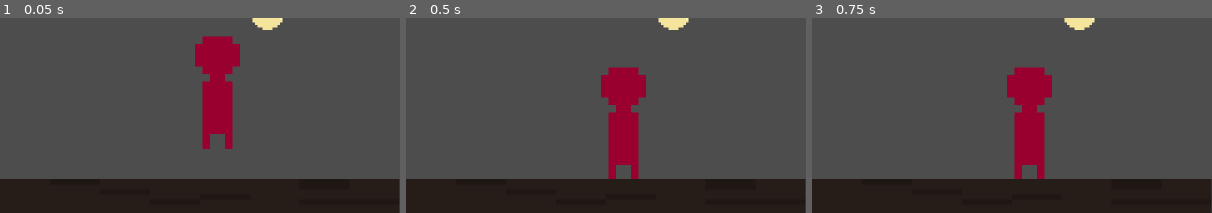
Above: before the commit, frames 1-3 (left to right).
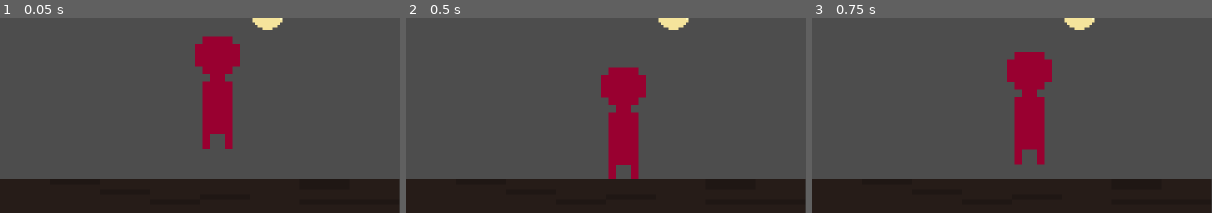
Above: after the commit, the same moments.

Repository: kvnfrr/Staylight
Game: Godot game, scene res://scenes/main.tscn
The game is run twice, just before and just after one commit, with the same random seed, the same clock (stepped at 60 frames per second) and the same inputs.
Inputs (mouse positions are % of the whole screen's width and height, from its top left):
- Up to frame 1 (0.05 s): no input
- Up to frame 2 (0.5 s): no input
- Up to frame 3 (0.75 s): tap Enter (start_run) at 0.5 s; move the mouse to (72, 37) at 0.52 s; hold D (move_right) from 0.53 s (still down); tap R (clear_path) at 0.6 s; click (72, 37) at 0.67 s
The pictures show only the part of the screen within x 50-100%, y 46-96%; the shares and areas given below are measured in that part.

Frames 1-2 are identical in both runs. In frame 3, 2.2% of the frame differs, in the area x 48-60%, y 17-83%.

Commit message:
Updated restart logic

Diff:
--- a/scripts/main.gd
+++ b/scripts/main.gd
@@ -15,6 +15,9 @@
 var path_end_timer := 0.0
 var path_end_grace_time := 3.0
 
+var player_spawn_position: Vector2
+var spirit_spawn_position: Vector2
+
 var spirit_index := 0
 var spirit_speed := 120.0
 
@@ -27,7 +30,10 @@
 var was_in_danger := false
 
 func _ready() -> void:
+	player_spawn_position = player.global_position
+	spirit_spawn_position = spirit.global_position
 	player.controls_enabled = false
+	message_label.text = "Draw the light's path."
 
 func _unhandled_input(event: InputEvent) -> void:
 	if state != GameState.DRAWING:
@@ -42,7 +48,7 @@
 			add_path_point(get_global_mouse_position())
 
 	if Input.is_action_just_pressed("clear_path"):
-		clear_path()
+		reset_run()
 
 	if Input.is_action_just_pressed("start_run") and path_points.size() > 1:
 		start_run()
@@ -59,11 +65,6 @@
 	if path_points.is_empty() or path_points[-1].distance_to(pos) >= min_point_distance:
 		path_points.append(pos)
 		path_line.add_point(pos)
-
-func clear_path() -> void:
-	path_points.clear()
-	path_line.clear_points()
-	message_label.text = "Draw the light's path."
 
 func start_run() -> void:
 	state = GameState.RUNNING
@@ -132,7 +133,6 @@
 	if path_end_timer >= path_end_grace_time:
 		fail_run()
 
-
 func _on_exit_body_entered(body: Node2D) -> void:
 		if body == player and state == GameState.RUNNING:
 			win_run()
@@ -141,3 +141,23 @@
 	state = GameState.WON
 	player.controls_enabled = false
 	message_label.text = "You made it."
+
+func reset_run() -> void:
+	state = GameState.DRAWING
+
+	player.global_position = player_spawn_position
+	player.velocity = Vector2.ZERO
+	player.controls_enabled = false
+
+	spirit.global_position = spirit_spawn_position
+	spirit_index = 0
+
+	path_points.clear()
+	path_line.clear_points()
+
+	danger_timer = 0.0
+	was_in_danger = false
+	path_finished = false
+	path_end_timer = 0.0
+
+	message_label.text = "Draw the light's path."
